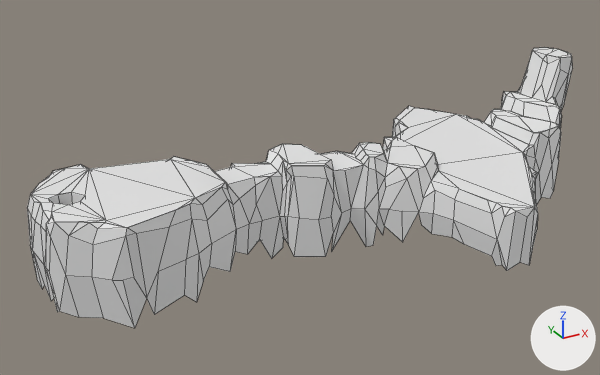
A saved change to the FBX model LeyuGame/Assets/Models/Props/Level1/MOD_Level1.fbx.
Before and after are seen from a 50 mm lens placed at (-0.1323, -0.2046, 0.1106), pointed at (-0.0165, 0.0061, 0.0053). Every picture has the same lights, and +X, +Y and +Z are marked at lower right. Mesh edges are drawn as thin lines. Materials are left out; every surface is plain grey. Where no turn or scale is listed for an object, it has been applied to the vertices.

In view in the first picture: 'MOD_Level1', 'MOD_Level1_Floor1', 'MOD_Level1_Tunnel'.
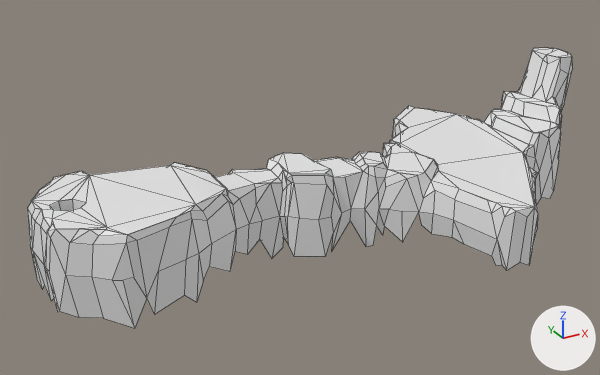
Commit message: dingen met stuff in level 1 lol

Where the newer file only moved an object's origin or applied its transform, the numbers keep the older frame.

Location of each change, (x1, y1, x2, y2) in pixels of the pictures (600 x 375 px; the box of a moved part takes in the faces that stretch with it):
```json
{"object": "MOD_Level1_Floor1", "change": "reshaped", "before": [30, 47, 572, 228], "after": [32, 47, 572, 235]}
{"object": "MOD_Level1_Tunnel", "change": "deleted", "before": [49, 193, 85, 205]}
{"part": 1, "of": "me_mesh", "change": "added", "after": [49, 199, 86, 211]}
{"part": 2, "of": "me_mesh", "change": "moved or reshaped", "before": [27, 137, 438, 298], "after": [27, 144, 438, 298]}
{"part": 3, "of": "me_mesh_001", "change": "moved or reshaped", "before": [385, 137, 434, 169], "after": [384, 143, 433, 175]}
{"part": 4, "of": "me_mesh_001", "change": "moved or reshaped", "before": [360, 142, 384, 157], "after": [360, 151, 383, 166]}
{"part": 5, "of": "me_mesh_001", "change": "moved or reshaped", "before": [321, 151, 363, 171], "after": [315, 157, 363, 177]}
{"part": 6, "of": "me_mesh_001", "change": "moved or reshaped", "before": [270, 144, 331, 166], "after": [269, 153, 330, 175]}
{"part": 7, "of": "me_mesh_001", "change": "moved or reshaped", "before": [30, 157, 278, 228], "after": [32, 163, 278, 235]}
```

The change, as JSON lines over the scene's bpy script:
```json
{"block": "me_mesh_001", "where": "me_mesh_001.from_pydata(...)  # 164 vertices, 107 faces; spans x -0.096..0.095, y -0.047..0.046, z 0.01..0.035"}
{"block": "me_mesh_001", "where": "# used by ob_mod_level1_floor1; location = (0.0, 0.0, 0.0)"}
{"block": "me_mesh_001", "change": "me_mesh_001 part 3: the loose piece of 11 vertices spanning x 0.007..0.025, y -0.016..0.012, z 0.014 is moved by (0.0, 0.0, -0.002)"}
{"block": "me_mesh_001", "change": "me_mesh_001 part 4: the loose piece of 10 vertices spanning x 0.001..0.01, y -0.008..0.005, z 0.017 is moved by (0.0, 0.0, -0.003)"}
{"block": "me_mesh_001", "change": "me_mesh_001 part 5: the loose piece of 13 vertices spanning x -0.011..0.003, y -0.006..0.011, z 0.013..0.014 is moved by (0.0, 0.0, -0.002)"}
{"block": "me_mesh_001", "change": "me_mesh_001 part 6: the loose piece of 11 vertices spanning x -0.024..-0.011, y -0.007..0.016, z 0.017 is moved by (0.0, 0.0, -0.003)"}
{"block": "me_mesh_001", "change": "me_mesh_001 part 7: the loose piece of 45 vertices spanning x -0.096..-0.025, y -0.015..0.034, z 0.014..0.015 is moved by (0.0, 0.0, -0.002)"}
{"block": "me_mesh", "where": "# used by ob_mod_level1; location = (0.0, 0.0, 0.0)"}
{"op": "remove", "block": "me_mesh", "code": "me_mesh.from_pydata(...)  # 516 vertices, 452 faces; spans x -0.098..0.096, y -0.048..0.046, z -0.017..0.035"}
{"op": "add", "block": "me_mesh", "code": "me_mesh.from_pydata(...)  # 531 vertices, 466 faces; spans x -0.098..0.096, y -0.048..0.046, z -0.017..0.035"}
{"block": "me_mesh", "change": "me_mesh part 1: a new loose piece of 15 vertices spanning x -0.092..-0.083, y 0.007..0.015, z -0.002..0.013"}
{"block": "me_mesh", "change": "me_mesh part 2"}
{"block": "me_mesh", "change": "7 vertices are removed from x -0.085..-0.043, y -0.015..0.001, z 0.014..0.015"}
{"block": "me_mesh", "change": "15 faces are deleted"}
{"block": "me_mesh", "change": "71 vertices in x -0.096..0.025, y -0.016..0.034, z 0.012..0.015 move by (0.0, 0.0, -0.002)"}
{"block": "me_mesh", "change": "29 vertices in x -0.042..0.01, y -0.008..0.016, z 0.014..0.017 move by (0.0, 0.0, -0.003)"}
{"block": "me_mesh", "change": "3 vertices move within x -0.079..-0.024, y -0.015..0.002, z 0.01..0.013"}
{"block": "me_mesh", "change": "7 vertices are added at x -0.085..-0.043, y -0.015..0.001, z 0.011..0.013"}
{"block": "me_mesh", "change": "15 new faces join them"}
{"op": "remove", "block": "ob_mod_level1_tunnel", "code": ["ob_mod_level1_tunnel = bpy.data.objects.new('MOD_Level1_Tunnel', me_mesh_002)", "ob_mod_level1_tunnel.location = (0.0, 0.0, 0.0)"]}
```
